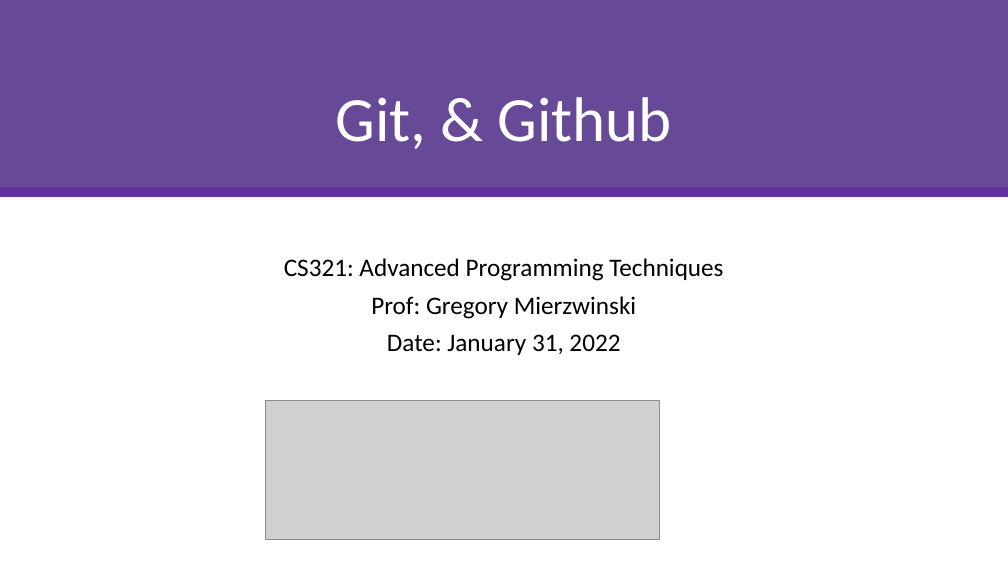
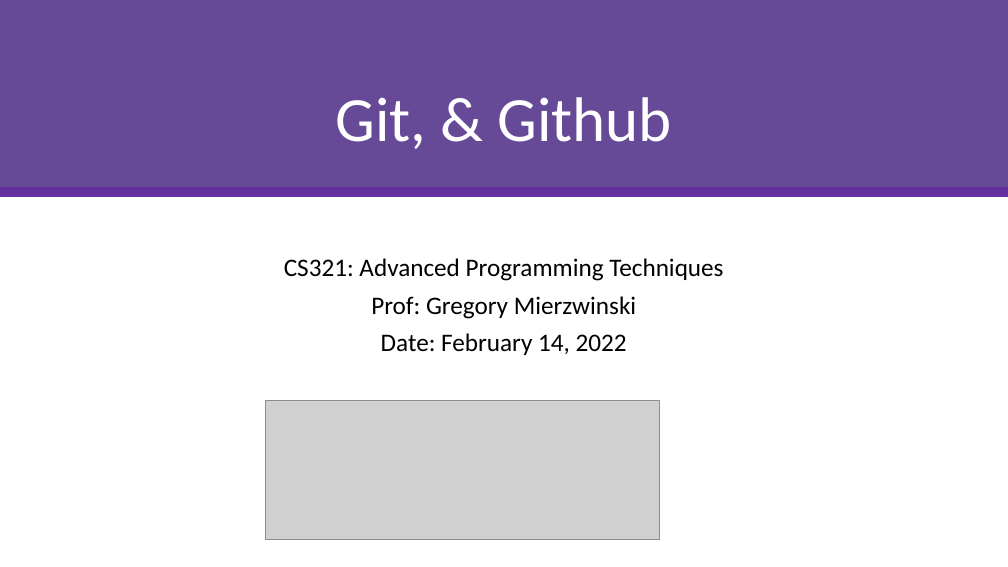
Before and after one commit to gmierzwinski/gmierzwinski.github.io, a slide deck: slide 1 of bishops/cs321/resources/CS321_Lecture_08B.pptx. Drawn at 1008x567 pixels with LibreOffice and Linux fonts; fonts in the diff are those of the drawing; grey boxes stand for pictures. Boxes give left, top, right and bottom in pixels: in the first picture for what was removed or moved away, otherwise in the second. Text is boxed around its words. In the diff, an @@ line names an element or a change of style, - is before the commit and + after.

```diff
--- a/bishops/cs321/resources/CS321_Lecture_08B.pptx
+++ b/bishops/cs321/resources/CS321_Lecture_08B.pptx
@@ subtitle at bbox=[381, 333, 627, 355]: text changed @@
-Date: January 31, 2022
+Date: February 14, 2022
```
Also in this commit, not shown: 23 other slides changed, 2 other files.
